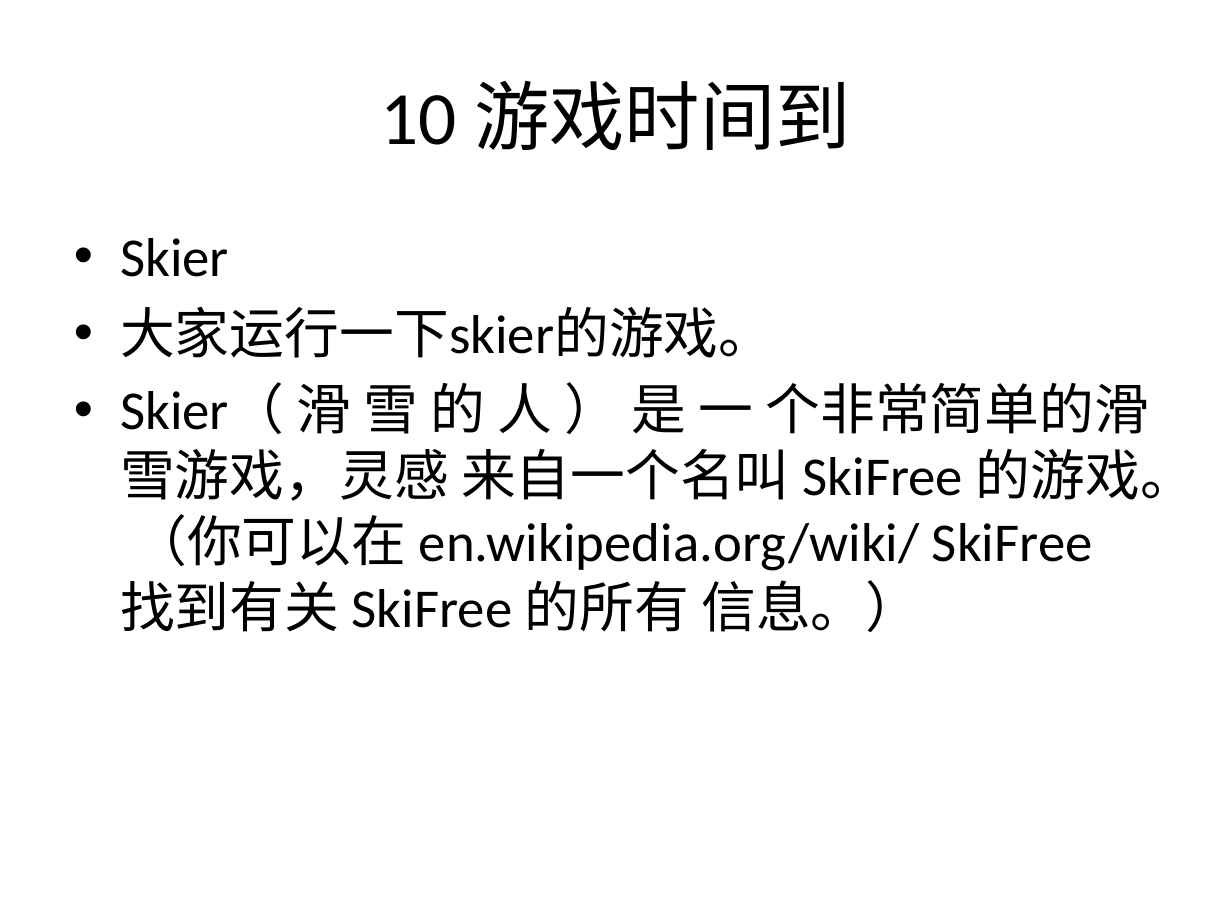
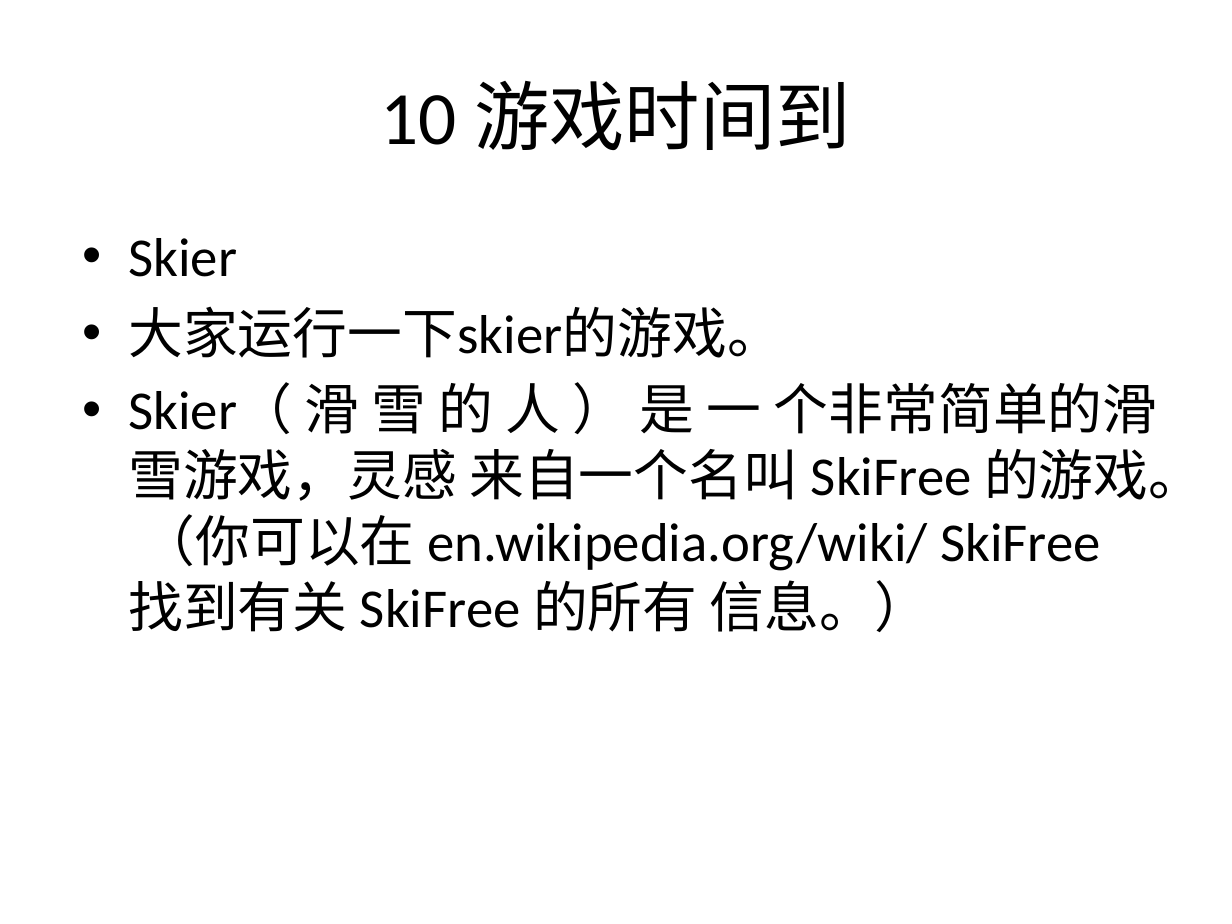
Before and after one commit to zhinan18/Python3, a slide deck: slide 68 of readme/Python3.pptx. Drawn at 1232x924 pixels with LibreOffice and Linux fonts; fonts in the diff are those of the drawing. Boxes give left, top, right and bottom in pixels: in the first picture for what was removed or moved away, otherwise in the second. Text is boxed around its words. In the diff, an @@ line names an element or a change of style, - is before the commit and + after.

```diff
--- a/readme/Python3.pptx
+++ b/readme/Python3.pptx
@@ text "Skier": place and size @@
-text "Skier" at box(120, 238, 1195, 632)
+text "Skier" at box(128, 238, 1203, 632)
```
Also in this commit, not shown: 1 other slide changed, 22 slides added, 10 other files.
